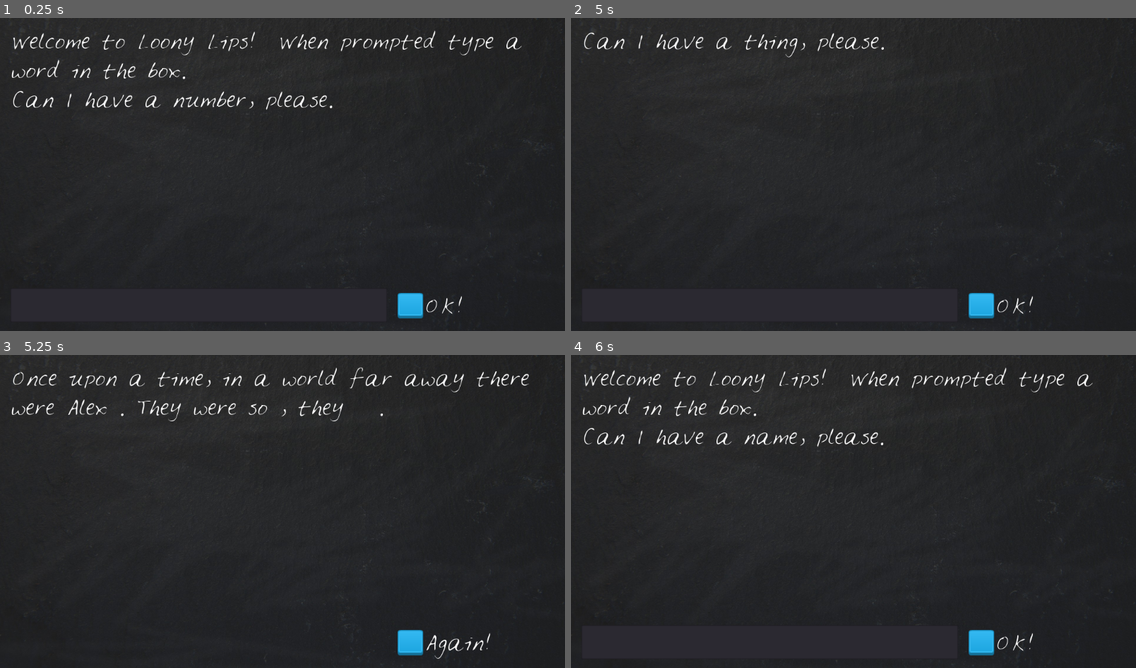
Above: before the commit, frames 1-4 (two rows, left to right).
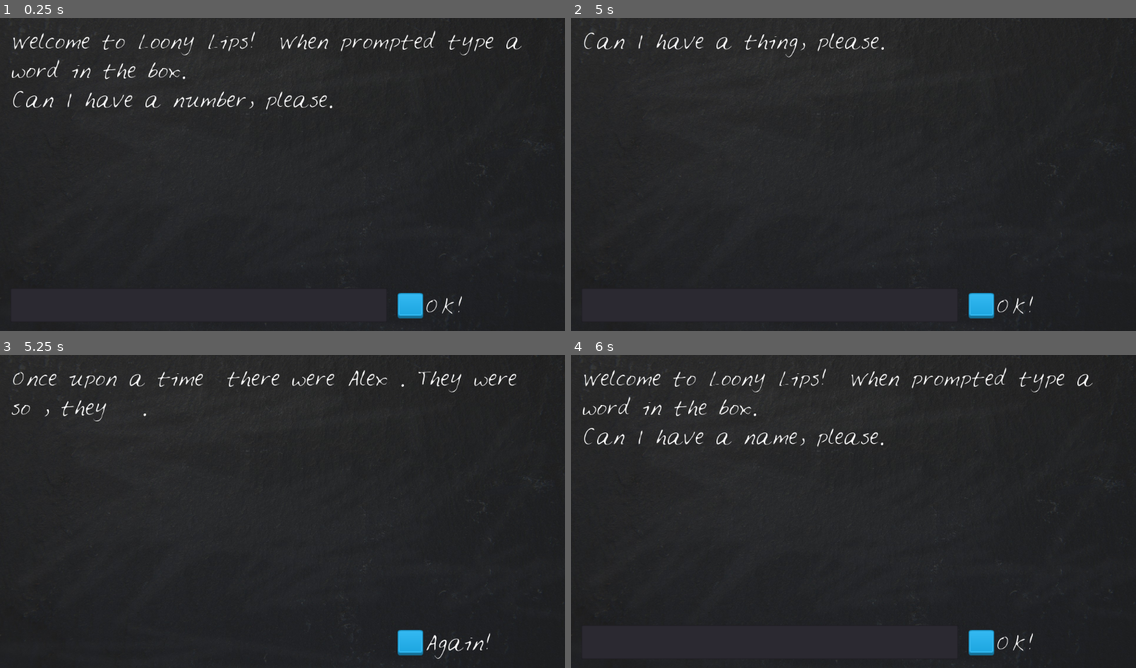
Above: after the commit, the same moments.

Repository: ntrikate/godotgame
Game: Godot game, scene res://LoonyLips.tscn
Same seed, same stepped clock (60 frames per second), same inputs: the game is played once before the commit and once after it.
Inputs (mouse positions are in pixels of both pictures, inside the frame that each line leads up to):
- Up to frame 1 (0.25 s): no input
- Up to frame 2 (5 s): click (768, 305) at 0.52 s; type "Alex" at 0.6 s; click "OK!" at 1.25 s; click "OK!" at 2 s; click "OK!" at 2.75 s; tap Enter at 3.5 s; tap Space at 4.25 s
- Up to frame 3 (5.25 s): tap Enter at 5 s
- Up to frame 4 (6 s): click "Again!" at 5.75 s

Frames 1-2 are identical in both runs. In frame 3, 1.6% of the frame differs, in the area x 2-94%, y 3-22%; in frame 4, nothing differs.

Commit message:
new gitignore

Diff:
--- a/Loony Lips/LoonyLips.gd
+++ b/Loony Lips/LoonyLips.gd
@@ -8,7 +8,7 @@
 		},
 		{
 		"prompt" : ["a number","things","a feeling", "a verb", "a description", "a thing"],
-		"story" : ("Once upon a time, in a world far away there were %s %s. They were so %s, they %s %s %s.")
+		"story" : ("Once upon a time  there were %s %s. They were so %s, they %s %s %s.")
 		}
 		]
 var current_story
Not shown, added: Loony Lips/.gitignore
